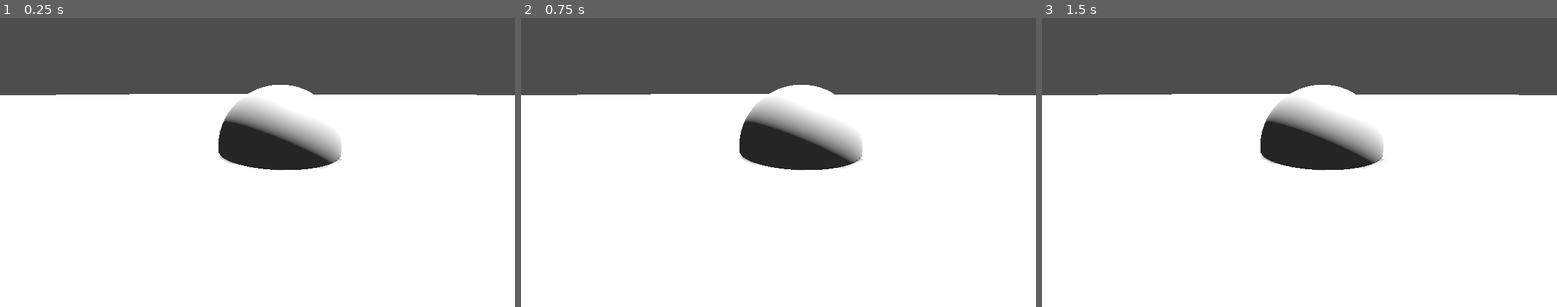
Above: before the commit, frames 1-3 (left to right).
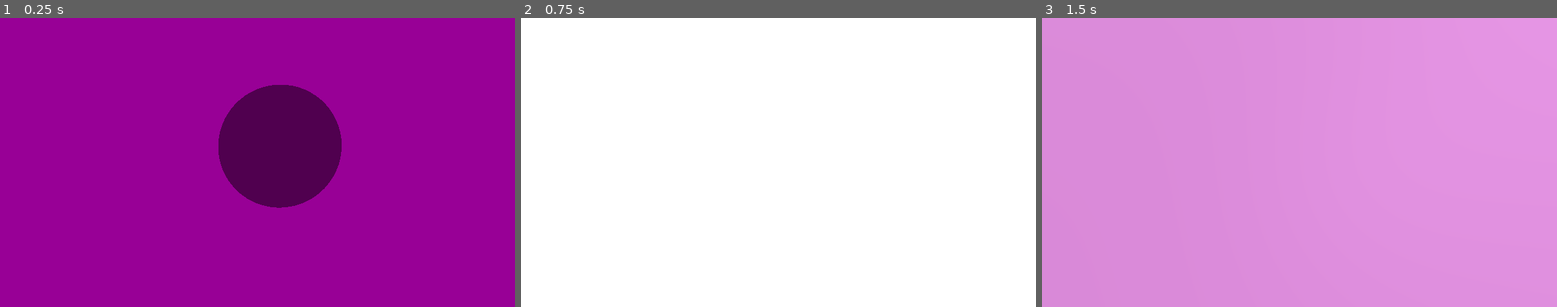
Above: after the commit, the same moments.

Repository: R1fty0/gwj87
Game: Godot game, scene res://scenes/main.tscn
Same seed, same stepped clock (60 frames per second), same inputs: the game is played once before the commit and once after it.
Inputs:
- Up to frame 1 (0.25 s): no input
- Up to frame 2 (0.75 s): tap Enter at 0.5 s; hold E (change_view) from 0.53 s (still down)
- Up to frame 3 (1.5 s): tap Space at 1.25 s; release E (change_view) at 1.28 s; tap E (change_view) at 1.35 s

The runs differ from the first frame. In frame 1, 100% of the frame differs, in the area x 0-100%, y 0-100%; in frame 2, 30%; in frame 3, 100%.

Commit message:
update: restarting project now with clearer scope, please archive this project

Diff:
--- /dev/null
+++ b/common/visual_controller.gd
@@ -0,0 +1,47 @@
+extends Node
+class_name VisualController
+
+
+@export var camera: Camera3D
+@export var env_resource: Environment
+## Is this scene the spaceport or the planet
+@export var scene_type: SceneType = SceneType.PLANET
+
+enum SceneType
+{
+	SPACEPORT,
+	PLANET
+}
+
+var mesh_group_name: StringName
+var lighting_group_name: StringName
+
+func _ready() -> void:
+	if scene_type == SceneType.PLANET:
+		mesh_group_name = "planet_meshes"
+		lighting_group_name = "planet_lighting"
+	if scene_type == SceneType.SPACEPORT:
+		mesh_group_name = "spaceport_meshes"
+		lighting_group_name = "spaceport_lighting"
+
+func disable_view():
+	var lights = get_tree().get_nodes_in_group(lighting_group_name)
+	# Hide lights
+	for light in lights:
+		light.visible = false
+	# Hide meshes
+	var meshes = get_tree().get_nodes_in_group(mesh_group_name)
+	for mesh in meshes:
+		mesh.visible = false
+
+func enable_view(world_env: WorldEnvironment):
+	camera.current = true
+	world_env.environment = env_resource
+	# Show lights
+	var lights = get_tree().get_nodes_in_group(lighting_group_name)
+	for light in lights:
+		light.visible = true
+	# Show meshes
+	var meshes = get_tree().get_nodes_in_group(mesh_group_name)
+	for mesh in meshes:
+		mesh.visible = true
--- a/project.godot
+++ b/project.godot
@@ -10,7 +10,7 @@
 
 [application]
 
-config/name="gwj87"
+config/name="gwj85"
 run/main_scene="uid://jyc0qigpfyxj"
 config/features=PackedStringArray("4.4", "GL Compatibility")
 config/icon="res://icon.svg"
@@ -36,6 +36,8 @@
 
 planet_lighting=""
 spaceport_lighting=""
+planet_meshes=""
+spaceport_meshes=""
 
 [input]
 
--- a/resources/environments/planet.tres
+++ b/resources/environments/planet.tres
@@ -1,3 +1,7 @@
-[gd_resource type="Environment" format=3 uid="uid://b0s6tuwlm5v15"]
+[gd_resource type="Environment" load_steps=2 format=3 uid="uid://b0s6tuwlm5v15"]
+
+[sub_resource type="Sky" id="Sky_rsxhg"]
 
 [resource]
+background_mode = 2
+sky = SubResource("Sky_rsxhg")
--- a/resources/environments/spaceport.tres
+++ b/resources/environments/spaceport.tres
@@ -1,3 +1,5 @@
 [gd_resource type="Environment" format=3 uid="uid://bfvolnvbalnaq"]
 
 [resource]
+background_mode = 1
+background_color = Color(0.596078, 0, 0.588235, 0.592157)
--- a/scenes/main.tscn
+++ b/scenes/main.tscn
@@ -1,27 +1,26 @@
-[gd_scene load_steps=6 format=3 uid="uid://jyc0qigpfyxj"]
+[gd_scene load_steps=5 format=3 uid="uid://jyc0qigpfyxj"]
 
 [ext_resource type="PackedScene" uid="uid://cobemsr335vmd" path="res://scenes/world/planet.tscn" id="1_o5qli"]
 [ext_resource type="Environment" uid="uid://bfvolnvbalnaq" path="res://resources/environments/spaceport.tres" id="2_tbgi4"]
 [ext_resource type="Script" uid="uid://bjtb4pp1nawr1" path="res://scripts/view_manager.gd" id="3_jyhfs"]
 [ext_resource type="PackedScene" uid="uid://dtnsllex0cxxk" path="res://scenes/world/spaceport.tscn" id="3_sugp2"]
-[ext_resource type="Environment" uid="uid://b0s6tuwlm5v15" path="res://resources/environments/planet.tres" id="4_jyhfs"]
 
 [node name="Main" type="Node3D"]
 
-[node name="ViewManager" type="Node" parent="." node_paths=PackedStringArray("world_environment", "spaceport_camera", "planet_camera")]
+[node name="ViewManager" type="Node" parent="." node_paths=PackedStringArray("world_environment", "spaceport", "planet")]
 script = ExtResource("3_jyhfs")
 world_environment = NodePath("../WorldEnvironment")
-spaceport_camera = NodePath("../SpaceportRoot/SpaceportCamera")
-planet_camera = NodePath("../PlanetRoot/PlanetCamera")
-spaceport_environment = ExtResource("2_tbgi4")
-planet_environment = ExtResource("4_jyhfs")
+starting_view = 1
+spaceport = NodePath("../SpaceportRoot/SpaceportVisualController")
+planet = NodePath("../PlanetRoot/PlanetVisualController")
 
 [node name="PlanetRoot" parent="." instance=ExtResource("1_o5qli")]
+transform = Transform3D(1, 0, 0, 0, 1, 0, 0, 0, 1, 0, -21.0934, 0)
 
 [node name="SpaceportRoot" parent="." instance=ExtResource("3_sugp2")]
 
 [node name="WorldEnvironment" type="WorldEnvironment" parent="."]
-environment = ExtResource("4_jyhfs")
+environment = ExtResource("2_tbgi4")
 
 [editable path="PlanetRoot"]
 [editable path="SpaceportRoot"]
--- a/scenes/world/planet.tscn
+++ b/scenes/world/planet.tscn
@@ -1,10 +1,13 @@
-[gd_scene load_steps=2 format=3 uid="uid://cobemsr335vmd"]
+[gd_scene load_steps=4 format=3 uid="uid://cobemsr335vmd"]
+
+[ext_resource type="Script" uid="uid://bs68kp52nmlhv" path="res://common/visual_controller.gd" id="1_gpobt"]
+[ext_resource type="Environment" uid="uid://b0s6tuwlm5v15" path="res://resources/environments/planet.tres" id="2_6huyh"]
 
 [sub_resource type="SphereMesh" id="SphereMesh_sgp6g"]
 
 [node name="PlanetRoot" type="Node3D"]
 
-[node name="Mesh" type="MeshInstance3D" parent="."]
+[node name="PMesh" type="MeshInstance3D" parent="." groups=["planet_meshes"]]
 mesh = SubResource("SphereMesh_sgp6g")
 skeleton = NodePath("../..")
 
@@ -13,6 +16,12 @@
 
 [node name="Lighting" type="Node" parent="."]
 
-[node name="DirectionalLight3D" type="DirectionalLight3D" parent="Lighting" groups=["planet_lighting"]]
+[node name="PDirectionalLight3D" type="DirectionalLight3D" parent="Lighting" groups=["planet_lighting"]]
 transform = Transform3D(-0.866025, -0.433013, 0.25, 0, 0.5, 0.866025, -0.5, 0.75, -0.433013, 0, 0, 0)
 shadow_enabled = true
+
+[node name="PlanetVisualController" type="Node" parent="." node_paths=PackedStringArray("camera")]
+script = ExtResource("1_gpobt")
+camera = NodePath("../PlanetCamera")
+env_resource = ExtResource("2_6huyh")
+metadata/_custom_type_script = "uid://bs68kp52nmlhv"
--- a/scenes/world/spaceport.tscn
+++ b/scenes/world/spaceport.tscn
@@ -1,11 +1,14 @@
-[gd_scene load_steps=2 format=3 uid="uid://dtnsllex0cxxk"]
+[gd_scene load_steps=4 format=3 uid="uid://dtnsllex0cxxk"]
+
+[ext_resource type="Script" uid="uid://bs68kp52nmlhv" path="res://common/visual_controller.gd" id="1_y8w3i"]
+[ext_resource type="Environment" uid="uid://bfvolnvbalnaq" path="res://resources/environments/spaceport.tres" id="2_sbpch"]
 
 [sub_resource type="PlaneMesh" id="PlaneMesh_a71r2"]
 size = Vector2(100, 100)
 
 [node name="SpaceportRoot" type="Node3D"]
 
-[node name="Ground" type="MeshInstance3D" parent="."]
+[node name="SPGround" type="MeshInstance3D" parent="." groups=["spaceport_meshes"]]
 mesh = SubResource("PlaneMesh_a71r2")
 
 [node name="SpaceportCamera" type="Camera3D" parent="."]
@@ -13,6 +16,13 @@
 
 [node name="Lighting" type="Node" parent="."]
 
-[node name="DirectionalLight3D" type="DirectionalLight3D" parent="Lighting" groups=["spaceport_lighting"]]
+[node name="SPDirectionalLight3D" type="DirectionalLight3D" parent="Lighting" groups=["spaceport_lighting"]]
 transform = Transform3D(-0.866023, -0.433016, 0.250001, 0, 0.499998, 0.866027, -0.500003, 0.749999, -0.43301, 0, 0, 0)
 shadow_enabled = true
+
+[node name="SpaceportVisualController" type="Node" parent="." node_paths=PackedStringArray("camera")]
+script = ExtResource("1_y8w3i")
+camera = NodePath("../SpaceportCamera")
+env_resource = ExtResource("2_sbpch")
+scene_type = 0
+metadata/_custom_type_script = "uid://bs68kp52nmlhv"
--- a/scripts/view_manager.gd
+++ b/scripts/view_manager.gd
@@ -1,55 +1,35 @@
 extends Node
 
+## Reference to the world environment
+@export var world_environment: WorldEnvironment
+@export var starting_view: View
 
-@export var world_environment: WorldEnvironment
-## Which view will be active when the game starts.
-@export var active_view_on_load: ActiveView
-
-@export_category("Cameras")
-@export var spaceport_camera: Camera3D
-@export var planet_camera: Camera3D
-
-@export_category("Environments")
-@export var spaceport_environment: Environment
-@export var planet_environment: Environment
+@export_category("Visual Controllers")
+@export var spaceport: VisualController
+@export var planet: VisualController
 
 
-enum ActiveView
+enum View
 {
 	SPACEPORT,
 	PLANET
 }
 
-var current_view: ActiveView = ActiveView.SPACEPORT
+var active_view: View = View.SPACEPORT
+
+func _ready() -> void:
+	pass
 
 func _unhandled_input(event: InputEvent) -> void:
 	if event.is_action_pressed("change_view"):
 		SignalBus.change_view.emit()
-		#_change_view()
-
-func _change_view(new_camera: Camera3D, new_world_env: Environment):
-	# Switch from spaceport to planet
-	if current_view == ActiveView.SPACEPORT:
-		# Switch the camera perspective
-		spaceport_camera.current = false
-		planet_camera.current = true
-		# Switch the world environment
-		world_environment.environment = planet_environment
-		# Switch the lights
-		var planet_lights = get_tree().get_nodes_in_group("planet_lights")
-		for light in planet_lights:
-			light.enabled = true
-		# Switch the meshes
-		var planet_meshes = get_tree().get_nodes_in_group("planet_meshes")
-		for mesh in planet_meshes:
-			mesh.visible = false
-		current_view = ActiveView.PLANET
-	# Switch from planet to spaceport
-	elif current_view == ActiveView.PLANET:
-		spaceport_camera.current = true
-		planet_camera.current = false
-		world_environment.environment = spaceport_environment
-		var spaceport_lights = get_tree().get_nodes_in_group("spaceport_lights")
-		for light in spaceport_lights:
-			light.enabled = true
-		current_view = ActiveView.SPACEPORT
+		# Swtich to the planet view.
+		if active_view == View.SPACEPORT:
+			spaceport.disable_view()
+			spaceport.enable_view(world_environment)
+			active_view = View.PLANET
+		# Switch to the spaceport view.
+		elif active_view == View.PLANET:
+			planet.disable_view()
+			spaceport.enable_view(world_environment)
+			active_view = View.SPACEPORT
Not shown, added: common/visual_controller.gd.uid
